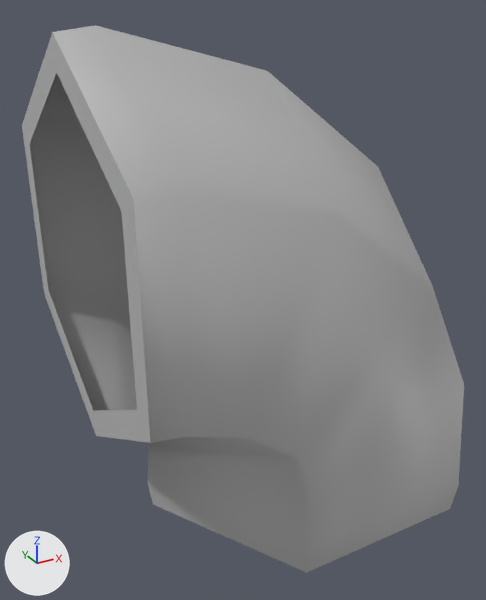
The FBX model Maya Project Files/Env/Exports/Pipes/PipeMediumCorner_01_SM_Low.fbx as it was, and as the next commit left it.
Before and after are seen from a 50 mm camera at (-0.573, -0.84, 0.75) aimed at (-0.103, 0.015, 0.322). The axes (+X, +Y, +Z) are drawn at lower left. The lights are the same throughout. Where no turn or scale is listed for an object, it has been applied to the vertices.

Script lines for the objects in view, before the commit:
```python
me_mesh = bpy.data.meshes.new('Mesh')
me_mesh.from_pydata(...)  # 54 vertices, 48 faces; spans x -0.363..0.286, y -0.25..0.25, z 0.0..0.727
me_mesh.materials.append(mat_lambert1)  # grey #bcbcbc
ob_medium_corner = bpy.data.objects.new('Medium_Corner', me_mesh)
ob_medium_corner.location = (0.0, 0.0, 0.0)
```
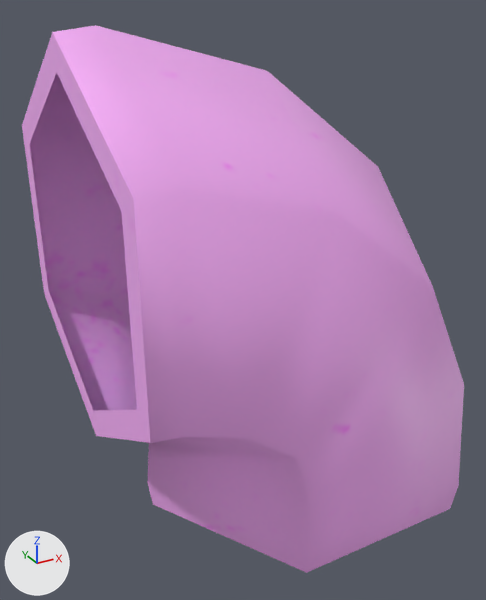
Changed parts and their boxes [x1, y1, x2, y2] in the pictures (486 x 600 px):
```json
{"object": "Medium_Corner", "change": "recoloured", "before": [22, 25, 464, 573], "after": [22, 25, 464, 573], "on screen": "grey to pink"}
```

The change, as JSON lines over the scene's bpy script:
```json
{"op": "add", "block": "img_occlusionroughnessmetallic_png", "code": ["img_occlusionroughnessmetallic_png = load_image('OcclusionRoughnessMetallic.png', '_unpacked/OcclusionRoughnessMetallic.png', 2048, 2048, 'sRGB')"]}
{"op": "add", "block": "mat_metal_ts", "code": ["mat_metal_ts = principled_material('Metal_TS')", "mat_metal_ts.texture = img_occlusionroughnessmetallic_png"]}
{"block": "me_mesh", "where": "me_mesh.from_pydata(...)  # 54 vertices, 48 faces; spans x -0.363..0.286, y -0.25..0.25, z 0.0..0.727"}
{"op": "remove", "block": "me_mesh", "code": "me_mesh.materials.append(mat_lambert1)  # grey #bcbcbc"}
{"op": "add", "block": "me_mesh", "code": "me_mesh.materials.append(mat_metal_ts)  # picture img_occlusionroughnessmetallic_png"}
```
